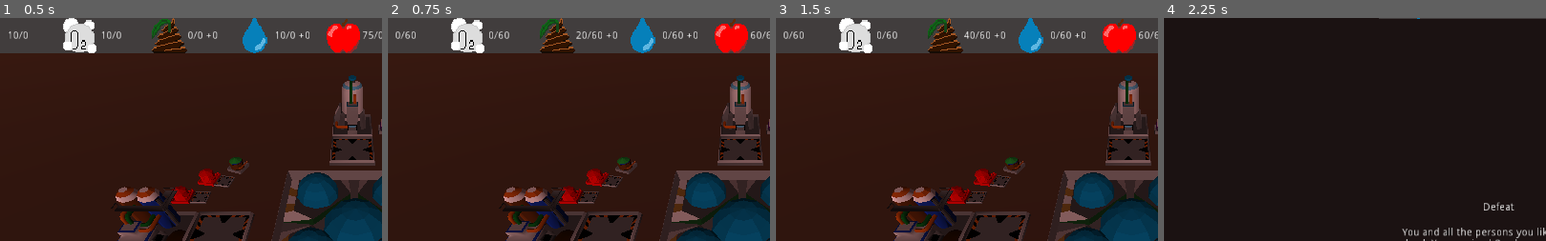
Above: before the commit, frames 1-4 (left to right).
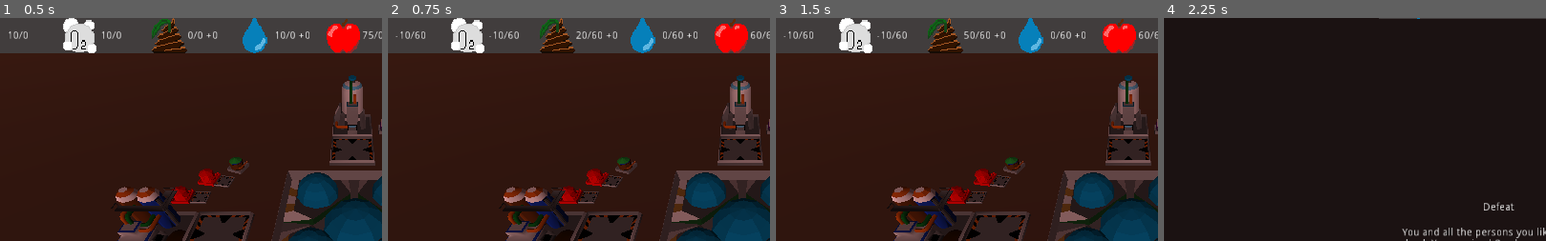
Above: after the commit, the same moments.

Repository: AngryCyboot/LD52
Game: Godot game, scene res://Scènes/Scene principale.tscn
The game is run twice, just before and just after one commit, with the same random seed, the same clock (stepped at 60 frames per second) and the same inputs.
Inputs (mouse positions are % of the whole screen's width and height, from its top left):
- Up to frame 1 (0.5 s): no input
- Up to frame 2 (0.75 s): click (91, 91) at 0.5 s
- Up to frame 3 (1.5 s): tap Enter at 1.25 s; move the mouse to (72, 45) at 1.27 s; hold D from 1.28 s (still down); tap I at 1.35 s; click (72, 45) at 1.42 s
- Up to frame 4 (2.25 s): tap Space at 2 s; move the mouse to (30, 55) at 2.02 s; release D at 2.03 s; hold A from 2.03 s (still down); tap Tab at 2.1 s
The pictures show only the part of the screen within x 4-54%, y 0-50%; the shares and areas given below are measured in that part.

Frame 1 is identical in both runs. In frame 2, 0.3% of the frame differs, in the area x 2-35%, y 5-10%; in frame 3, 0.3%, in the area x 2-51%, y 5-10%; in frame 4, nothing differs.

Commit message:
fix negative water kills

Diff:
--- a/GodotFiles/scripts/Scene principale.gd
+++ b/GodotFiles/scripts/Scene principale.gd
@@ -1,17 +1,17 @@
 extends Spatial
 
 var turn = 0 #change me plz
-var end = 50
+export var end = 50
 var survivors = 0 #change me plz
 var UI
 
 # [0stock,1max,2prod,3conso,4frozen*] conso is only for UI
 
-var food = [75,0,0,0]
-var energy = [10,0,0,0]
-var oxy = [10,0,0,0]
-var water = [10,0,0,0,0]
-var shit = [0,0,0,0,0]
+export var food = [75,0,0,0]
+export var energy = [10,0,0,0]
+export var oxy = [10,0,0,0]
+export var water = [10,0,0,0,0]
+export var shit = [0,0,0,0,0]
 var allTheThings
 var prod
 var fields
@@ -93,9 +93,9 @@
 	if oxy[0] + oxy[2] < survivors + losses :
 		losses = oxy[0] + oxy[2] - survivors
 	if water[0] + water[2] < survivors + losses :
-		losses = water[0] + water[2] + survivors
+		losses = water[0] + water[2] - survivors
 	if energy[0] + energy[2] < survivors + losses :
-		losses = energy[0] + energy[2] + survivors
+		losses = energy[0] + energy[2] - survivors
 
 	shit[2] += survivors - losses #hehe ^^
 	kill(losses)
